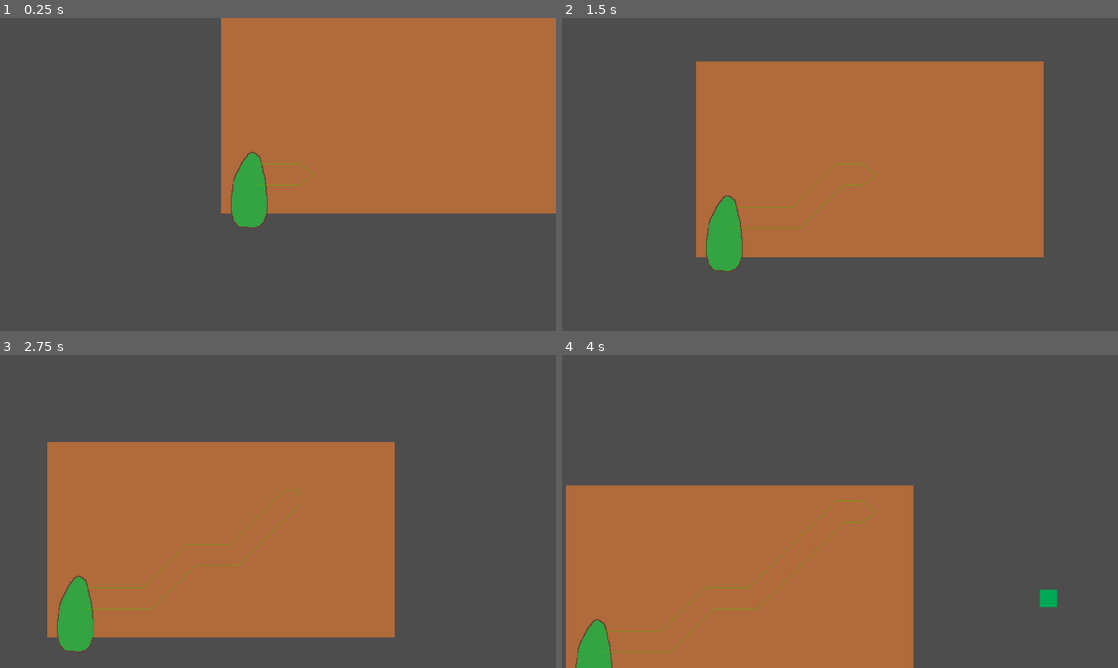
Above: before the commit, frames 1-4 (two rows, left to right).
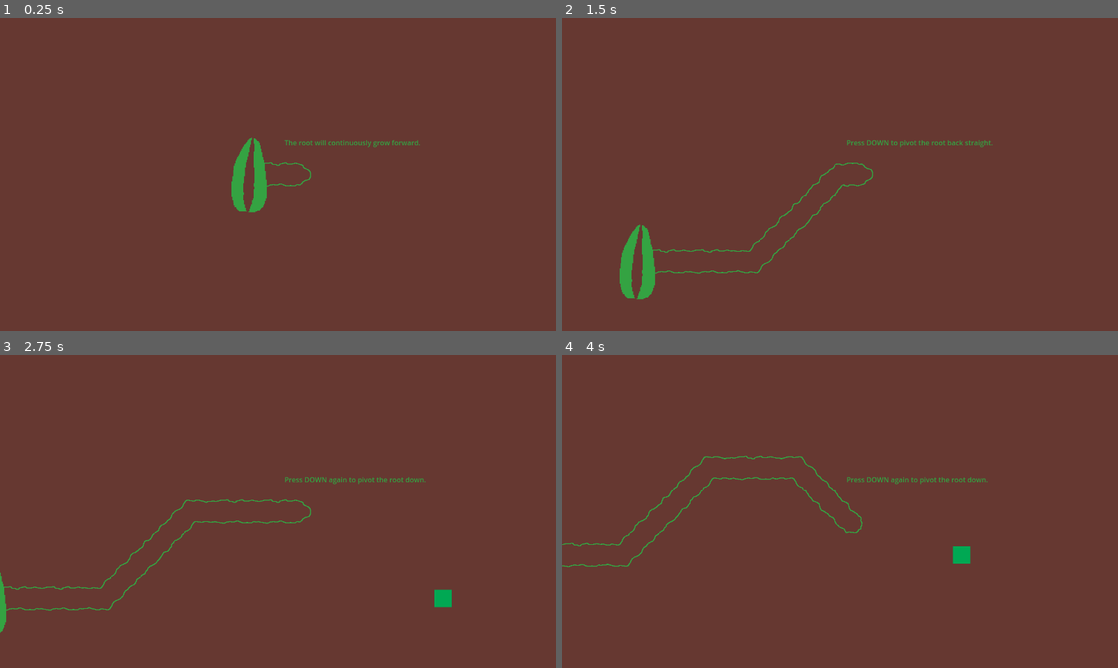
Above: after the commit, the same moments.

Repository: adammr333/root-game
Game: Godot game, scene res://scenes/game.tscn
Two runs of this game, one before a commit and one after it. Both use one fixed random seed, a clock stepped at 60 frames per second and the inputs below.
Inputs:
- Up to frame 1 (0.25 s): no input
- Up to frame 2 (1.5 s): hold Up (ui_up) 0.53-1.28 s; hold Space (space) 0.53-1.28 s; hold Down (ui_down) from 1.28 s (still down); tap Space (space) at 1.35 s
- Up to frame 3 (2.75 s): release Down (ui_down) at 2.03 s; hold Up (ui_up) from 2.03 s (still down); hold Space (space) from 2.03 s (still down)
- Up to frame 4 (4 s): release Space (space) at 2.78 s; tap Space (space) at 2.85 s; release Up (ui_up) at 3.53 s; hold Down (ui_down) from 3.53 s (still down); hold Space (space) from 3.53 s (still down)

The runs differ from the first frame. In frame 1, 99% of the frame differs, in the area x 0-100%, y 0-100%; in frame 2, 100%; in frame 3, 100%; in frame 4, 100%.

Commit message:
Worked on a whole bunch of stuff. Overall unhappy, will probably not be submitting.

Diff:
--- a/scenes/food.tscn
+++ b/scenes/food.tscn
@@ -4,6 +4,33 @@
 
 [sub_resource type="RectangleShape2D" id="RectangleShape2D_2glmo"]
 size = Vector2(42, 42)
+
+[sub_resource type="Animation" id="Animation_af40f"]
+length = 0.001
+tracks/0/type = "value"
+tracks/0/imported = false
+tracks/0/enabled = true
+tracks/0/path = NodePath("ColorRect:scale")
+tracks/0/interp = 1
+tracks/0/loop_wrap = true
+tracks/0/keys = {
+"times": PackedFloat32Array(0),
+"transitions": PackedFloat32Array(1),
+"update": 0,
+"values": [Vector2(1, 1)]
+}
+tracks/1/type = "value"
+tracks/1/imported = false
+tracks/1/enabled = true
+tracks/1/path = NodePath("ColorRect:visible")
+tracks/1/interp = 1
+tracks/1/loop_wrap = true
+tracks/1/keys = {
+"times": PackedFloat32Array(0),
+"transitions": PackedFloat32Array(1),
+"update": 1,
+"values": [true]
+}
 
 [sub_resource type="Animation" id="Animation_xven1"]
 resource_name = "shrink"
@@ -30,33 +57,6 @@
 "transitions": PackedFloat32Array(1, 1),
 "update": 1,
 "values": [true, false]
-}
-
-[sub_resource type="Animation" id="Animation_af40f"]
-length = 0.001
-tracks/0/type = "value"
-tracks/0/imported = false
-tracks/0/enabled = true
-tracks/0/path = NodePath("ColorRect:scale")
-tracks/0/interp = 1
-tracks/0/loop_wrap = true
-tracks/0/keys = {
-"times": PackedFloat32Array(0),
-"transitions": PackedFloat32Array(1),
-"update": 0,
-"values": [Vector2(1, 1)]
-}
-tracks/1/type = "value"
-tracks/1/imported = false
-tracks/1/enabled = true
-tracks/1/path = NodePath("ColorRect:visible")
-tracks/1/interp = 1
-tracks/1/loop_wrap = true
-tracks/1/keys = {
-"times": PackedFloat32Array(0),
-"transitions": PackedFloat32Array(1),
-"update": 1,
-"values": [true]
 }
 
 [sub_resource type="AnimationLibrary" id="AnimationLibrary_370ap"]
--- a/scenes/game.tscn
+++ b/scenes/game.tscn
@@ -1,8 +1,14 @@
-[gd_scene load_steps=7 format=3 uid="uid://cx8r014q04wys"]
+[gd_scene load_steps=9 format=3 uid="uid://cx8r014q04wys"]
 
 [ext_resource type="PackedScene" uid="uid://c1kit4wd0qp61" path="res://scenes/root_tip.tscn" id="1_uwrxv"]
 [ext_resource type="Script" uid="uid://j2vk0cwalu2x" path="res://scripts/game.gd" id="1_yqjtg"]
 [ext_resource type="PackedScene" uid="uid://dwmn77aaqfa06" path="res://scenes/seed.tscn" id="3_lnu2h"]
+
+[sub_resource type="LabelSettings" id="LabelSettings_lnu2h"]
+font_color = Color(0.203922, 0.639216, 0.258824, 1)
+
+[sub_resource type="LabelSettings" id="LabelSettings_lbhrr"]
+font_size = 60
 
 [sub_resource type="Animation" id="Animation_lbhrr"]
 length = 0.001
@@ -45,20 +51,65 @@
 script = ExtResource("1_yqjtg")
 
 [node name="Ground" type="ColorRect" parent="."]
-offset_right = 1280.0
-offset_bottom = 720.0
-color = Color(0.692285, 0.415016, 0.23228, 1)
+offset_left = -547.0
+offset_top = -268.0
+offset_right = 1625.0
+offset_bottom = 1017.0
+pivot_offset = Vector2(0, 360)
+color = Color(0.4, 0.219608, 0.192157, 1)
 
 [node name="Seed" parent="." instance=ExtResource("3_lnu2h")]
-position = Vector2(67, 395)
+position = Vector2(67, 360)
 scale = Vector2(1.975, 1.975)
 
 [node name="RootTip" parent="." instance=ExtResource("1_uwrxv")]
 position = Vector2(131, 360)
 
+[node name="TutorialText" type="Label" parent="RootTip"]
+offset_left = 15.0
+offset_top = -85.0
+offset_right = 55.0
+offset_bottom = -62.0
+label_settings = SubResource("LabelSettings_lnu2h")
+
 [node name="RootCamera" type="Camera2D" parent="RootTip"]
 
 [node name="FoodContainer" type="Node2D" parent="."]
+
+[node name="BlackScreen" type="ColorRect" parent="."]
+visible = false
+anchors_preset = 8
+anchor_left = 0.5
+anchor_top = 0.5
+anchor_right = 0.5
+anchor_bottom = 0.5
+offset_left = -640.0
+offset_top = -360.0
+offset_right = 640.0
+offset_bottom = 360.0
+grow_horizontal = 2
+grow_vertical = 2
+size_flags_horizontal = 3
+size_flags_vertical = 3
+color = Color(0, 0, 0, 1)
+
+[node name="TheFlowerHasWithered" type="Label" parent="BlackScreen"]
+layout_mode = 1
+anchors_preset = 8
+anchor_left = 0.5
+anchor_top = 0.5
+anchor_right = 0.5
+anchor_bottom = 0.5
+offset_left = -227.0
+offset_top = -84.5
+offset_right = 227.0
+offset_bottom = 84.5
+grow_horizontal = 2
+grow_vertical = 2
+text = "THE FLOWER HAS WITHERED"
+label_settings = SubResource("LabelSettings_lbhrr")
+horizontal_alignment = 1
+vertical_alignment = 1
 
 [node name="AnimationPlayer" type="AnimationPlayer" parent="."]
 libraries = {
--- a/scenes/opening.tscn
+++ b/scenes/opening.tscn
@@ -37,6 +37,21 @@
 font_size = 96
 font_color = Color(0.4, 0.219608, 0.192157, 1)
 
+[sub_resource type="Animation" id="Animation_sc7q2"]
+length = 0.001
+tracks/0/type = "value"
+tracks/0/imported = false
+tracks/0/enabled = true
+tracks/0/path = NodePath(".:rotation")
+tracks/0/interp = 1
+tracks/0/loop_wrap = true
+tracks/0/keys = {
+"times": PackedFloat32Array(0),
+"transitions": PackedFloat32Array(1),
+"update": 0,
+"values": [-0.0872665]
+}
+
 [sub_resource type="Animation" id="Animation_v10qa"]
 resource_name = "label"
 length = 2.0
@@ -54,21 +69,6 @@
 "values": [-0.0872665, 0.0872665]
 }
 
-[sub_resource type="Animation" id="Animation_sc7q2"]
-length = 0.001
-tracks/0/type = "value"
-tracks/0/imported = false
-tracks/0/enabled = true
-tracks/0/path = NodePath(".:rotation")
-tracks/0/interp = 1
-tracks/0/loop_wrap = true
-tracks/0/keys = {
-"times": PackedFloat32Array(0),
-"transitions": PackedFloat32Array(1),
-"update": 0,
-"values": [-0.0872665]
-}
-
 [sub_resource type="AnimationLibrary" id="AnimationLibrary_7f2m3"]
 _data = {
 &"RESET": SubResource("Animation_sc7q2"),
@@ -215,7 +215,7 @@
 
 [sub_resource type="Animation" id="Animation_jo2c7"]
 resource_name = "opening"
-length = 12.0
+length = 10.0
 tracks/0/type = "value"
 tracks/0/imported = false
 tracks/0/enabled = true
@@ -307,7 +307,7 @@
 tracks/7/interp = 1
 tracks/7/loop_wrap = true
 tracks/7/keys = {
-"times": PackedFloat32Array(0, 8),
+"times": PackedFloat32Array(0, 7),
 "transitions": PackedFloat32Array(1, 1),
 "update": 1,
 "values": [false, true]
@@ -319,7 +319,7 @@
 tracks/8/interp = 1
 tracks/8/loop_wrap = true
 tracks/8/keys = {
-"times": PackedFloat32Array(0, 10),
+"times": PackedFloat32Array(0, 8),
 "transitions": PackedFloat32Array(1, 1),
 "update": 1,
 "values": [false, true]
@@ -370,8 +370,8 @@
 offset_right = 707.0
 offset_bottom = 193.609
 rotation = -0.0872665
-pivot_offset = Vector2(335, 75)
-text = "Root To Bloom"
+pivot_offset = Vector2(367.49, 72.475)
+text = "Feed the Flower"
 label_settings = SubResource("LabelSettings_fvetl")
 horizontal_alignment = 1
 
--- a/scenes/root_tip.tscn
+++ b/scenes/root_tip.tscn
@@ -1,10 +1,18 @@
-[gd_scene load_steps=4 format=3 uid="uid://c1kit4wd0qp61"]
+[gd_scene load_steps=6 format=3 uid="uid://c1kit4wd0qp61"]
 
 [ext_resource type="Script" uid="uid://dkmyo463pncg5" path="res://scripts/root_tip.gd" id="1_km8nn"]
 [ext_resource type="Texture2D" uid="uid://blhj58bsemo7y" path="res://assets/root_sprites/root-tip-straight.png" id="2_km8nn"]
 
 [sub_resource type="RectangleShape2D" id="RectangleShape2D_d000s"]
 size = Vector2(188.5, 62)
+
+[sub_resource type="Animation" id="Animation_km8nn"]
+resource_name = "tutorial"
+
+[sub_resource type="AnimationLibrary" id="AnimationLibrary_51dd4"]
+_data = {
+&"tutorial": SubResource("Animation_km8nn")
+}
 
 [node name="RootTip" type="CharacterBody2D"]
 script = ExtResource("1_km8nn")
@@ -17,7 +25,11 @@
 shape = SubResource("RectangleShape2D_d000s")
 
 [node name="GrowTimer" type="Timer" parent="."]
-wait_time = 0.5
-one_shot = true
+wait_time = 0.25
+
+[node name="AnimationPlayer" type="AnimationPlayer" parent="."]
+libraries = {
+&"": SubResource("AnimationLibrary_51dd4")
+}
 
 [connection signal="timeout" from="GrowTimer" to="." method="_on_grow_timer_timeout"]
--- a/scripts/food.gd
+++ b/scripts/food.gd
@@ -2,17 +2,19 @@
 
 @onready var animPlayer: Node = $AnimationPlayer
 @onready var game: Node = get_tree().get_root().get_node("Game")
+@onready var rootTip: Node = get_tree().get_root().get_node("Game/RootTip")
 
 var spawnPosition: int
 
 var spawnPositionArray: Array = [-200, -100, 0, 100, 200]
 
-signal collect
-
 
 func _ready() -> void:
-	spawnPosition = randi_range(0, 4)
-	position = get_node("/root/Game/RootTip").global_position + Vector2(600.0, spawnPositionArray[spawnPosition])
+	if rootTip.tutorial:
+		position = Vector2(1131.0, 360.0)
+	else:
+		spawnPosition = randi_range(0, 4)
+		position = get_node("/root/Game/RootTip").global_position + Vector2(600.0, spawnPositionArray[spawnPosition])
 
 
 func _on_body_entered(body: Node2D) -> void:
--- a/scripts/game.gd
+++ b/scripts/game.gd
@@ -9,6 +9,7 @@
 @onready var camera: Node = $RootTip/RootCamera
 @onready var foodContainer: Node = $FoodContainer
 @onready var animPlayer: Node = $AnimationPlayer
+@onready var blackScreen: Node = $BlackScreen
 
 var windowWidth: float = DisplayServer.window_get_size().x
 var windowHeight: float = DisplayServer.window_get_size().y
@@ -25,18 +26,21 @@
 
 func _ready() -> void:
 	#get_window().size = Vector2(640, 360)
-	ground.size = Vector2(windowWidth, windowHeight)
-	print(ground.size)
+	#ground.size = Vector2(windowWidth, windowHeight)
+	#print(ground.size)
 	#rootTip.global_position = Vector2(windowWidth / 2, windowHeight / 2)
 	#camera.limit_left = windowWidth - windowWidth
 	#camera.limit_right = windowWidth
 	#camera.limit_top = windowHeight - windowHeight
 	#camera.limit_bottom = windowHeight
+	$Seed.get_child(0).frame = 1
 	pass
 
 
 func _process(delta: float) -> void:
-	if foodCount == 3:
+	if foodCount == 10:
+		foodCount = 0
+		rootTip.growTimer.stop()
 		animPlayer.play("game_win")
 	match previousRootSprite:
 		"Straight":
@@ -86,6 +90,11 @@
 	print("Wither: " + str(witherCounter))
 	if witherCounter == 10:
 		print("The Flower Has Withered")
+		foodCount = 0
+		rootTip.growTimer.stop()
+		blackScreen.global_position = rootTip.global_position
+		blackScreen.visible = true
+	ground.scale += Vector2(1.0, 1.0)
 	pass
 
 
--- a/scripts/root_tip.gd
+++ b/scripts/root_tip.gd
@@ -4,10 +4,16 @@
 @onready var game: Node = get_tree().get_root().get_node("Game")
 @onready var rootSprite: Node = $RootSprite
 @onready var growTimer: Node = $GrowTimer
+@onready var tutorialLabel: Node = $TutorialText
+@onready var animPlayer: Node = $AnimationPlayer
 
 var direction: float
 var speed: int = 100
 var pointing: int = 0
+var tutorial: bool
+var tutorialCounter: int
+var tutorialStep: int
+var canInput: bool
 
 var rootTipSprite: Array = [
 	"res://assets/root_sprites/root-tip-straight.png", #0
@@ -23,6 +29,11 @@
 
 
 func _ready() -> void:
+
+	tutorial = true
+	canInput = false
+	tutorialStep = 0
+	tutorialLabel.text = "The root will continuously grow forward."
 	growTimer.start()
 	pass
 
@@ -33,11 +44,26 @@
 
 func _unhandled_input(event: InputEvent) -> void:
 	if event.is_action_pressed("ui_up"):
-		pivotUp()
+		if canInput && tutorialStep != 2 && tutorialStep != 3:
+			pivotUp()
+			if tutorial:
+				if tutorialStep == 1:
+					growTimer.start()
+					canInput = false
+				if tutorialStep == 4:
+					growTimer.start()
+					tutorialLabel.visible = false
+					tutorialStep += 1
+					tutorial = false
 	if event.is_action_pressed("ui_down"):
-		pivotDown()
-	if event.is_action_pressed("space"):
-		growTimer.start()
+		if canInput && tutorialStep != 1 && tutorialStep != 4:
+			pivotDown()
+			if tutorial:
+				if tutorialStep == 2 || tutorialStep == 3:
+					growTimer.start()
+					canInput = false
+	#if event.is_action_pressed("space"):
+		#growTimer.start()
 	pass
 
 
@@ -102,6 +128,28 @@
 
 
 func _on_grow_timer_timeout() -> void:
+	if tutorial:
+		tutorialCounter += 1
+		if tutorialCounter == 2:
+			growTimer.stop()
+			canInput = true
+			tutorialStep += 1
+			tutorialLabel.text += " Press UP to pivot the root up."
+		if tutorialCounter == 4:
+			growTimer.stop()
+			canInput = true
+			tutorialStep += 1
+			tutorialLabel.text = "Press DOWN to pivot the root back straight."
+		if tutorialCounter == 6:
+			growTimer.stop()
+			canInput = true
+			tutorialStep += 1
+			tutorialLabel.text = "Press DOWN again to pivot the root down."
+		if tutorialCounter == 8:
+			growTimer.stop()
+			canInput = true
+			tutorialStep += 1
+			tutorialLabel.text = "Guide the root to the food. Press UP again to pivot the root back straight."
 	game.grow_root()
 	position += Vector2(speed, direction)
 	match game.previousRootSprite:
Binary file changed: assets/root_sprites/root-outlines-diagonal-down-diagonal-up.png
Binary file changed: assets/root_sprites/root-outlines-diagonal-down-straight.png
Binary file changed: assets/root_sprites/root-outlines-diagonal-down.png
Binary file changed: assets/root_sprites/root-outlines-diagonal-up-diagonal-down.png
Binary file changed: assets/root_sprites/root-outlines-diagonal-up-straight.png
Binary file changed: assets/root_sprites/root-outlines-diagonal-up.png
Binary file changed: assets/root_sprites/root-outlines-straight-diagonal-down.png
Binary file changed: assets/root_sprites/root-outlines-straight-diagonal-up.png
Binary file changed: assets/root_sprites/root-outlines-straight.png
Binary file changed: assets/root_sprites/root-tip-diagonal-down-diagonal-up.png
Binary file changed: assets/root_sprites/root-tip-diagonal-down-straight.png
Binary file changed: assets/root_sprites/root-tip-diagonal-down.png
(and 6 more such lines)
